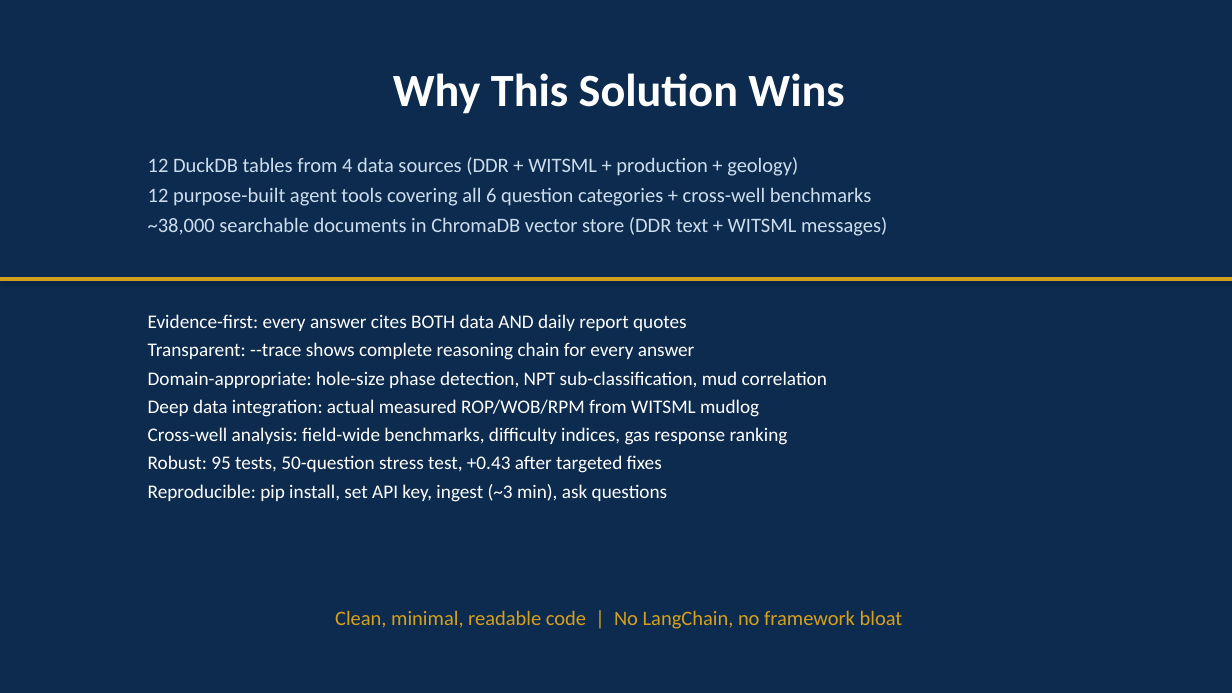
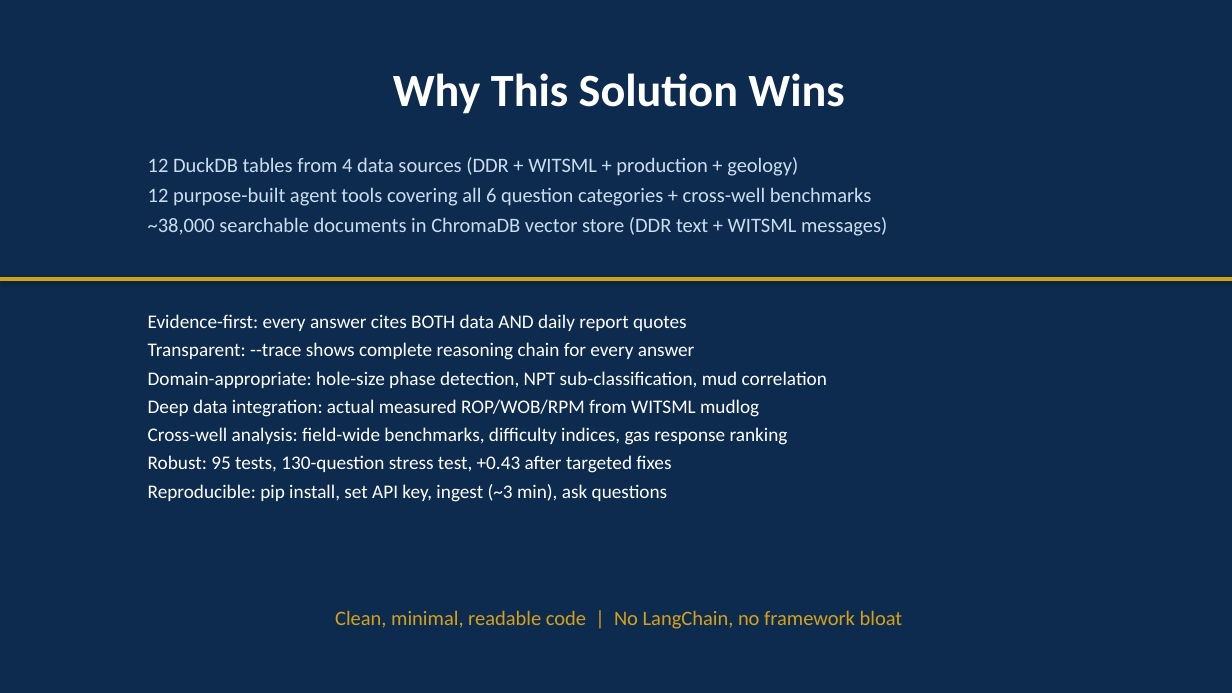
Before and after one commit to rlucgg/spe-ml-challenge, a slide deck: slide 10 of presentation/slides.pptx. Drawn at 1232x693 pixels with LibreOffice and Linux fonts; fonts in the diff are those of the drawing. Boxes give left, top, right and bottom in pixels: in the first picture for what was removed or moved away, otherwise in the second. Text is boxed around its words. In the diff, an @@ line names an element or a change of style, - is before the commit and + after.

Commit message:
feat: Update documentation and presentation to reflect the 130-question stress test suite.

```diff
--- a/presentation/slides.pptx
+++ b/presentation/slides.pptx
@@ text at [148, 455, 671, 473]: text changed @@
-Robust: 95 tests, 50-question stress test, +0.43 after targeted fixes
+Robust: 95 tests, 130-question stress test, +0.43 after targeted fixes
```
Also in this commit, not shown: 1 other slide changed, 4 other files.
